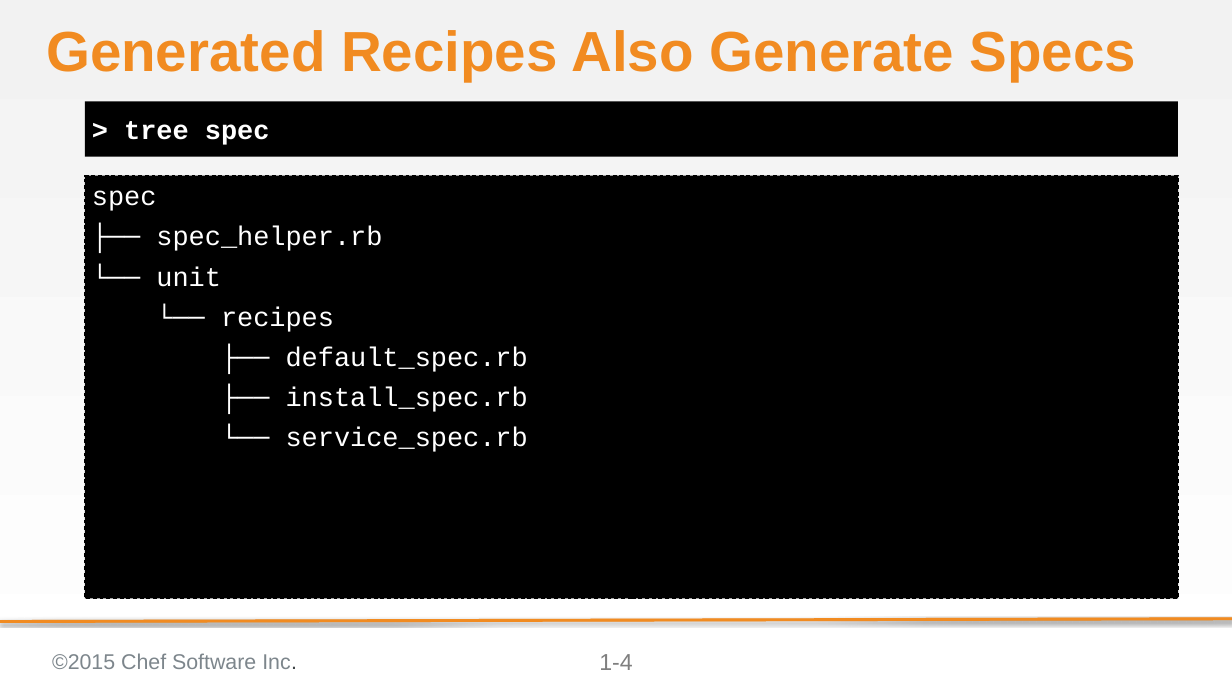
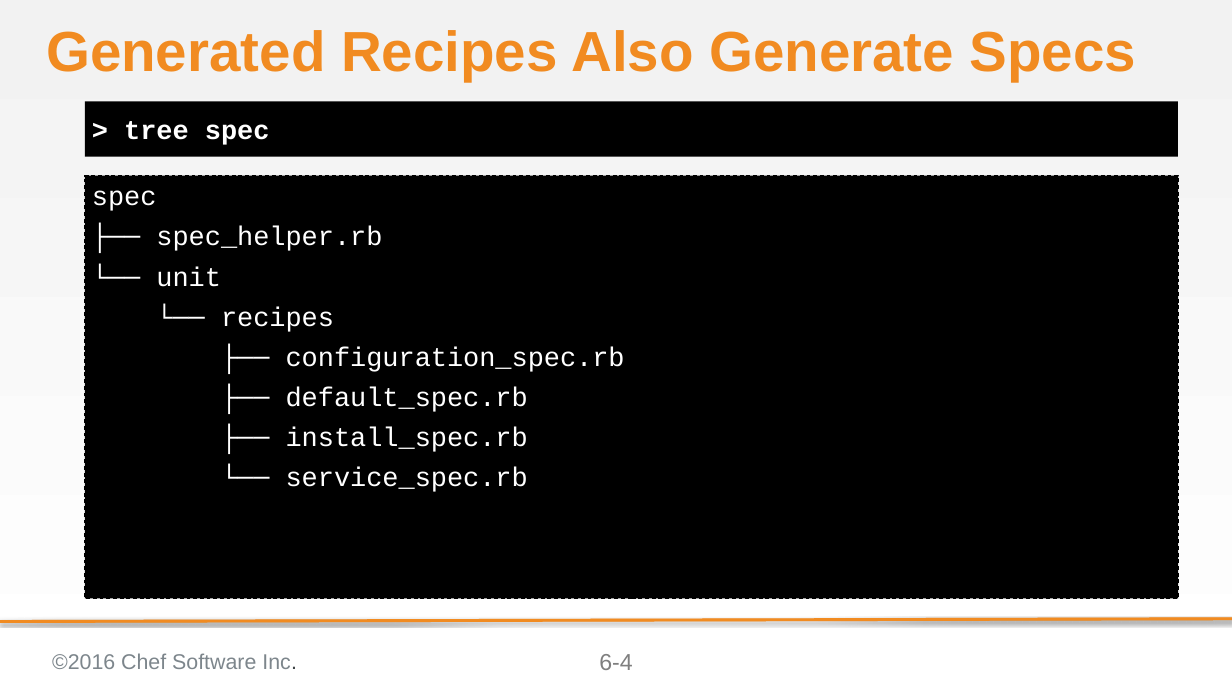
Before and after one commit to chef-training/test_driven_cookbook_development, a slide deck: slide 4 of 06-testing_resources_in_recipes.pptx. Drawn at 1232x693 pixels with LibreOffice and Linux fonts; fonts in the diff are those of the drawing; background and template pictures are left out. Boxes give left, top, right and bottom in pixels: in the first picture for what was removed or moved away, otherwise in the second. Text is boxed around its words. In the diff, an @@ line names an element or a change of style, - is before the commit and + after.

```diff
--- a/06-testing_resources_in_recipes.pptx
+++ b/06-testing_resources_in_recipes.pptx
@@ text at (x1=286, y1=347, x2=625, y2=372): paragraph added @@
+├── configuration_spec.rb
@@ text at (x1=52, y1=653, x2=297, y2=669): text changed @@
-©2015 Chef Software Inc.
+©2016 Chef Software Inc.
@@ page number at (x1=599, y1=654, x2=632, y2=670): text changed @@
-1-4
+6-4
```
Also in this commit, not shown: 22 other slides changed, 3 slides added.
